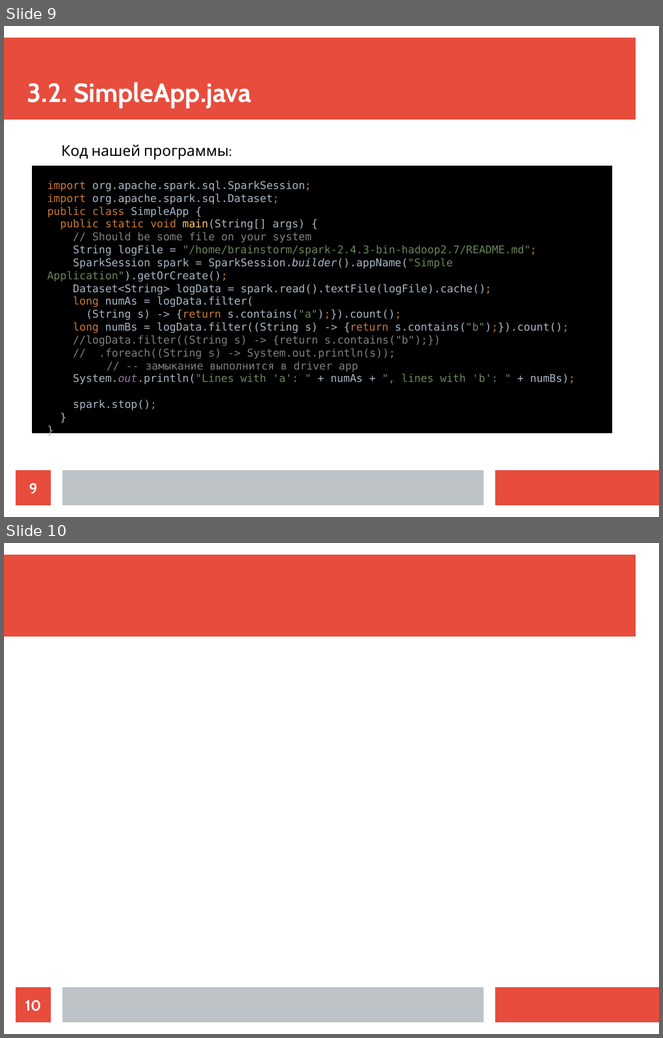
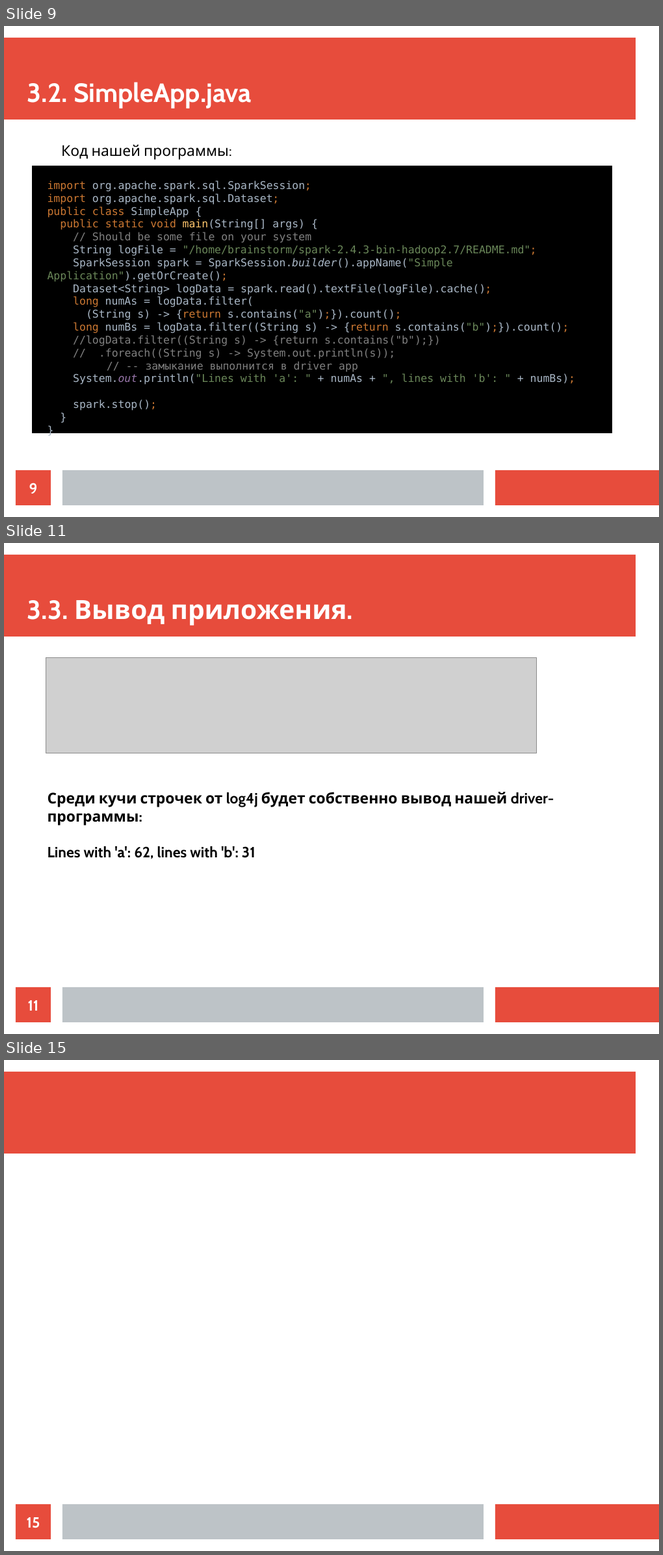
Before and after one commit to ilya1st/spark-samples, a slide deck: report_plan/report.odp. Shown one above the other, each under a label of ours: slides 9 and 10 before the commit, slides 9, 11 and 15 after it; the slides between them are not shown. The pictures are 663x1038 and 663x1555 pixels, drawn with LibreOffice and Linux fonts; fonts in the diff are those of the drawing; grey boxes stand for pictures. Boxes give left, top, right and bottom in pixels: in the first picture for what was removed or moved away, otherwise in the second. Text is boxed around its words. In the diff, an @@ line names an element or a change of style, - is before the commit and + after.

```diff
--- a/report_plan/report.odp
+++ b/report_plan/report.odp
@@ slide 11 added at box(4, 543, 659, 1034), background #FFFFFF; not listed: 3 template elements that a slide beside it also shows @@
@@ title added at box(27, 600, 347, 626), 32 pt, text #FFFFFF, bold @@
+3.3. Вывод приложения.
@@ picture added at box(46, 658, 537, 754) @@
@@ text added at box(48, 792, 555, 860), 18 pt, text #000000, bold @@
+Среди кучи строчек от log4j будет собственно вывод нашей driver-программы:
+Lines with 'a': 62, lines with 'b': 31
@@ page number added at box(16, 988, 51, 1023), fill #E74C3C, 18 pt, text #FFFFFF, bold @@
+11
@@ what was slide 10 is now slide 15 @@
@@ page number at box(27, 1518, 40, 1529): text changed @@
-10
+15
```
Also in this commit, not shown: 10 other slides added.
